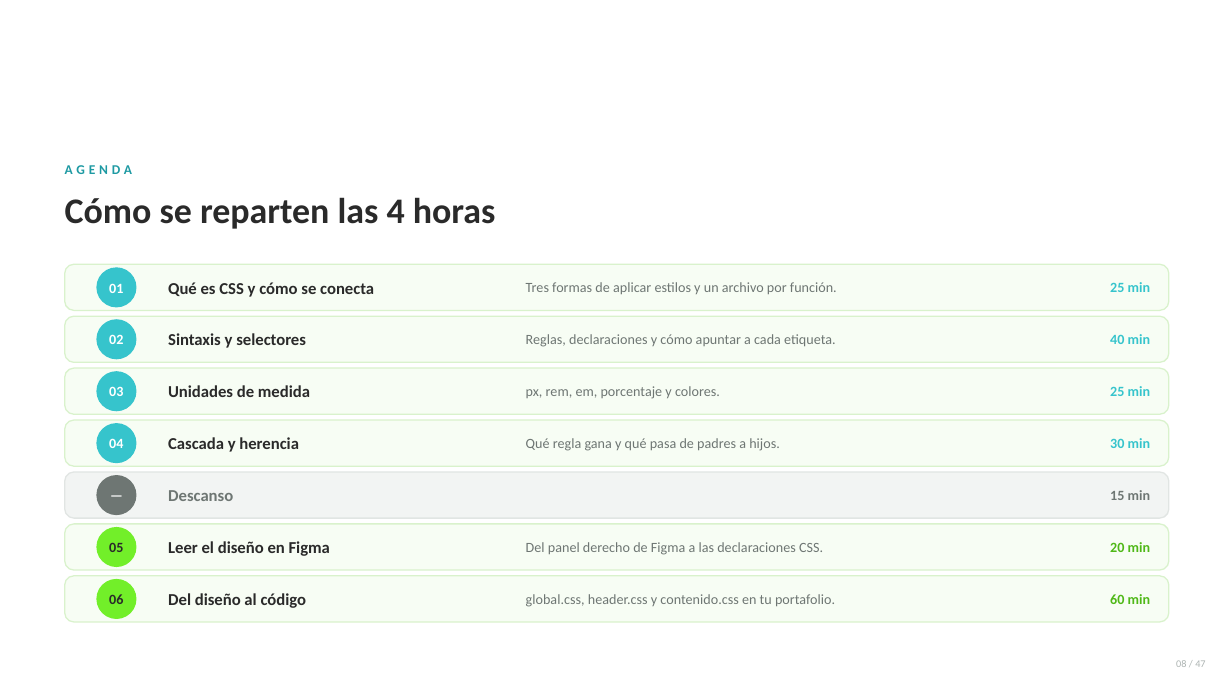
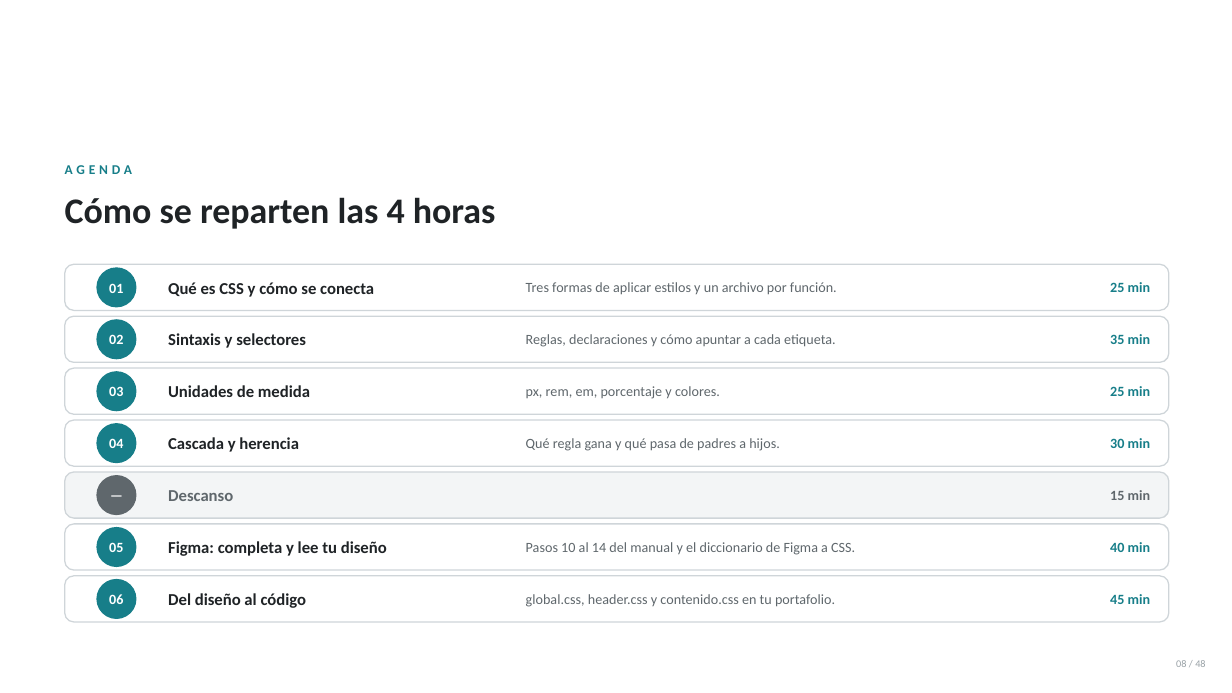
Before and after one commit to anibaler123143423234321/sesiones-dagner, a slide deck: slide 8 of SESION 08/Sesion08-Introduccion-a-CSS3.pptx. Drawn at 1232x693 pixels with LibreOffice and Linux fonts; fonts in the diff are those of the drawing; background and template pictures are left out. Boxes give left, top, right and bottom in pixels: in the first picture for what was removed or moved away, otherwise in the second. Text is boxed around its words. In the diff, an @@ line names an element or a change of style, - is before the commit and + after.

```diff
--- a/SESION 08/Sesion08-Introduccion-a-CSS3.pptx
+++ b/SESION 08/Sesion08-Introduccion-a-CSS3.pptx
@@ text "AGENDA" at (65,165,132,174): text colour #1E9AA3 to #177E89 @@
@@ text at (1110,334,1151,344): text changed; text colour #36C4CC to #177E89 @@
-40 min
+35 min
@@ fill #36C4CC to #177E89; outline #36C4CC 1 pt to #177E89 1 pt in 4 elements at (97,268,136,307), (97,320,136,359), (97,372,136,410), (97,424,136,463) @@
@@ text colour #36C4CC to #177E89 in 3 elements at (1110,282,1151,292), (1110,386,1151,396), (1110,438,1151,448) @@
@@ rounded rectangle at (65,472,1169,518): fill #F2F4F3 to #F3F5F6; outline #E1E5E3 1 pt to #CFD5D9 1 pt @@
@@ ellipse at (97,476,136,515): fill #6E7673 to #5F676C; outline #6E7673 1 pt to #5F676C 1 pt @@
@@ text "05" at (109,542,123,552): text colour #2A2A2A to #FFFFFF @@
@@ ellipse at (97,528,136,567): fill #72EF29 to #177E89; outline #72EF29 1 pt to #177E89 1 pt @@
@@ text at (168,541,387,556): text changed; text colour #2A2A2A to #1F2326 @@
-Leer el diseño en Figma
+Figma: completa y lee tu diseño
@@ text at (526,542,855,555): text changed; text colour #6E7673 to #5F676C @@
-Del panel derecho de Figma a las declaraciones CSS.
+Pasos 10 al 14 del manual y el diccionario de Figma a CSS.
@@ text at (1110,542,1151,552): text changed; text colour #4FB817 to #177E89 @@
-20 min
+40 min
@@ fill #F7FDF4 to #FFFFFF; outline #D9F2CC 1 pt to #CFD5D9 1 pt in 6 elements at (65,264,1169,311), (65,316,1169,362), (65,368,1169,414), (65,421,1169,467), (65,524,1169,570), (65,576,1169,622) @@
@@ text "06" at (109,594,123,604): text colour #2A2A2A to #FFFFFF @@
@@ ellipse at (97,579,136,618): fill #72EF29 to #177E89; outline #72EF29 1 pt to #177E89 1 pt @@
@@ text colour #2A2A2A to #1F2326 in 5 elements at (168,282,374,297), (168,333,306,348), (168,385,310,397), (168,437,299,452), (168,593,307,608) @@
@@ text colour #6E7673 to #5F676C in 7 elements at (526,282,837,294), (526,334,836,347), (526,386,720,399), (526,438,780,451), (168,490,233,501), (1110,490,1151,500), (526,594,835,607) @@
@@ text at (1110,594,1151,604): text changed; text colour #4FB817 to #177E89 @@
-60 min
+45 min
@@ text at (1176,660,1205,667): text changed; text colour #AEB5B3 to #9AA2A7 @@
-08 / 47
+08 / 48
```
Also in this commit, not shown: 43 other slides changed, 4 slides added, 3 slides removed, 31 other files.
